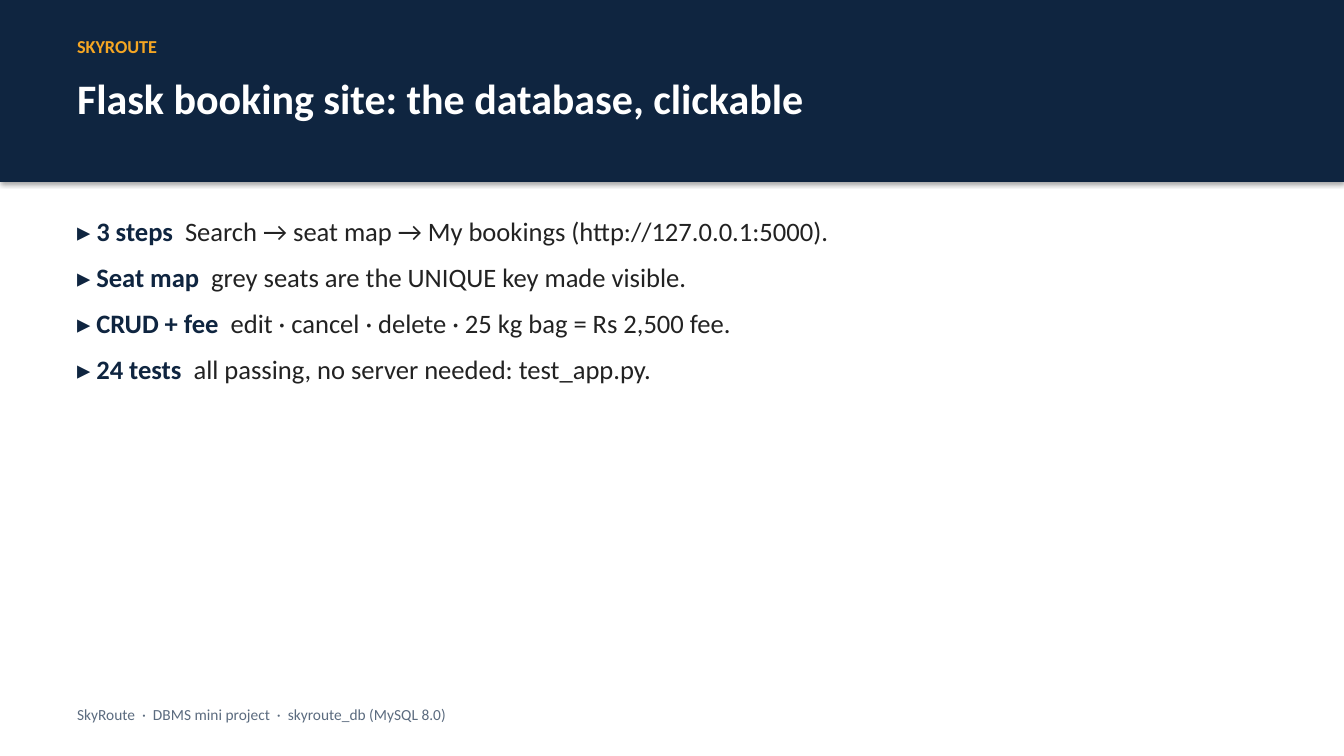
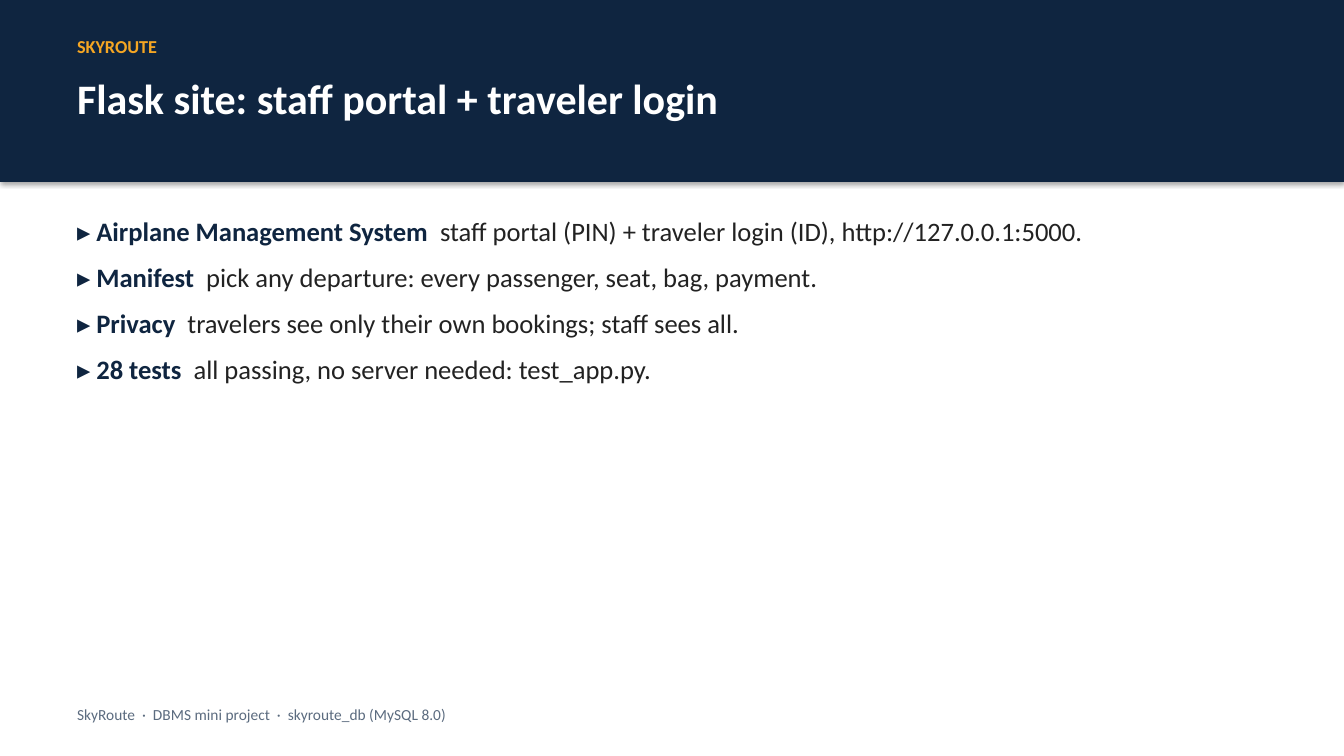
Before and after one commit to Bhaskar-1818/skyroute-dbms-python, a slide deck: slide 10 of dbms/docs/SkyRoute_Slides.pptx. Drawn at 1344x756 pixels with LibreOffice and Linux fonts; fonts in the diff are those of the drawing. Boxes give left, top, right and bottom in pixels: in the first picture for what was removed or moved away, otherwise in the second. Text is boxed around its words. In the diff, an @@ line names an element or a change of style, - is before the commit and + after.

Commit message:
Latest build: flow-layout Chen ER, SkyRoute submission title, Flask seat/XSS/edit/test fixes - 28 checks green

```diff
--- a/dbms/docs/SkyRoute_Slides.pptx
+++ b/dbms/docs/SkyRoute_Slides.pptx
@@ text at (x1=77, y1=84, x2=718, y2=121): text changed @@
-Flask booking site: the database, clickable
+Flask site: staff portal + traveler login
@@ text at (x1=96, y1=221, x2=1082, y2=384): text changed @@
-▸ 3 steps Search → seat map → My bookings (http://127.0.0.1:5000).
-▸ Seat map grey seats are the UNIQUE key made visible.
-▸ CRUD + fee edit · cancel · delete · 25 kg bag = Rs 2,500 fee.
-▸ 24 tests all passing, no server needed: test_app.py.
+▸ Airplane Management System staff portal (PIN) + traveler login (ID), http://127.0.0.1:5000.
+▸ Manifest pick any departure: every passenger, seat, bag, payment.
+▸ Privacy travelers see only their own bookings; staff sees all.
+▸ 28 tests all passing, no server needed: test_app.py.
```
Also in this commit, not shown: 4 other slides changed, 34 other files.
